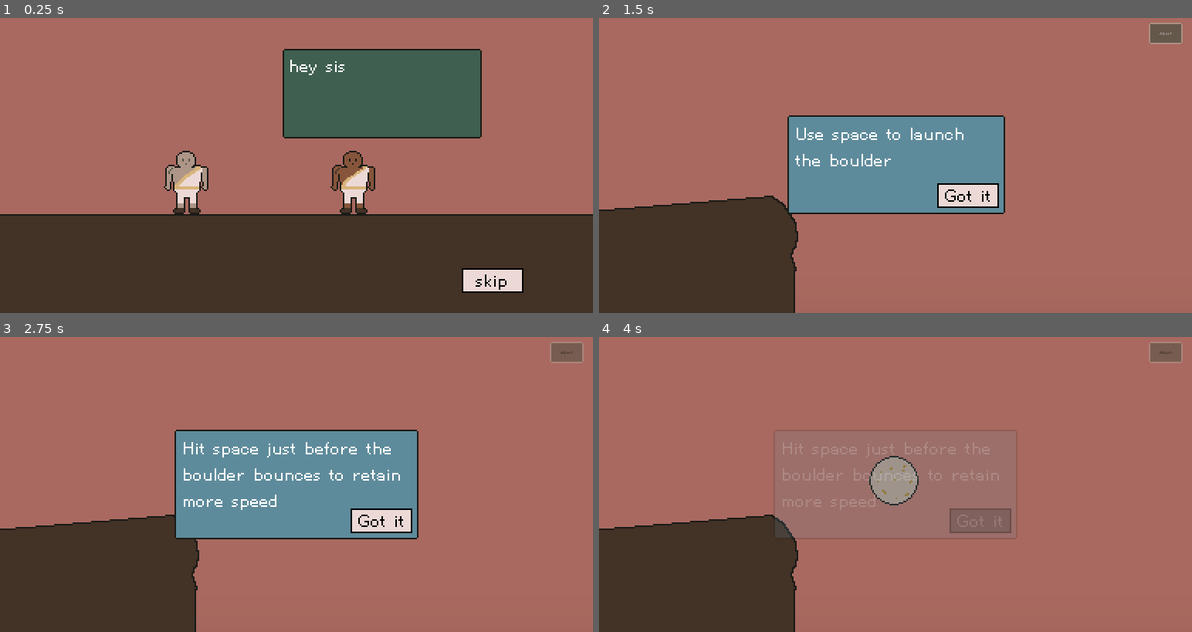
Above: before the commit, frames 1-4 (two rows, left to right).
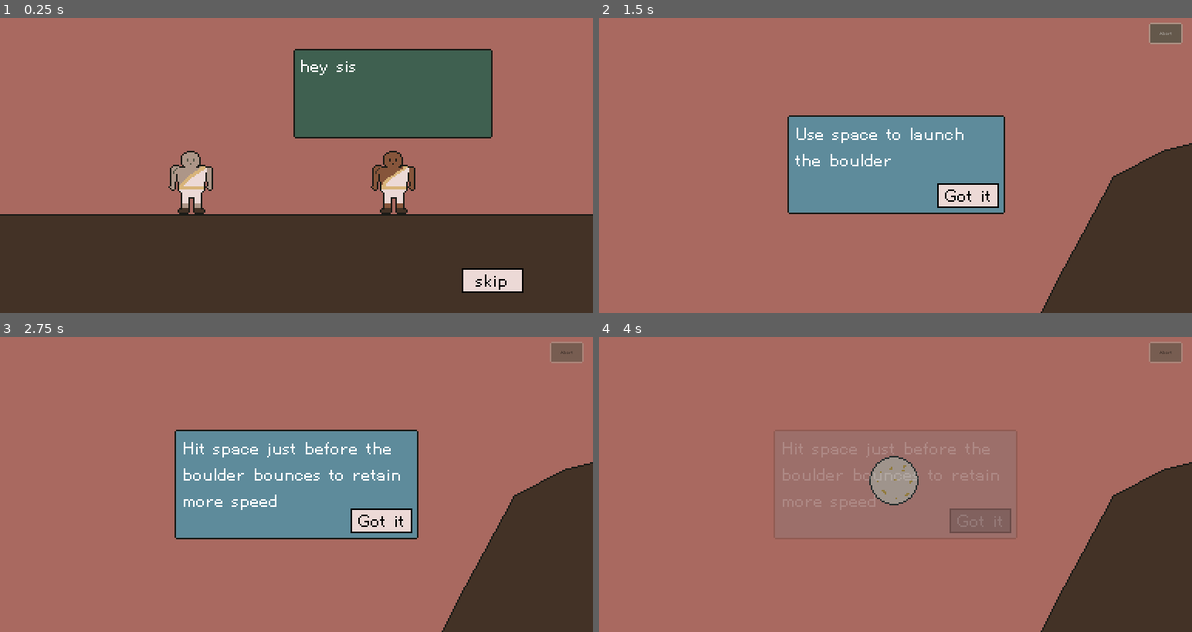
Above: after the commit, the same moments.

Repository: nolenroyalty/sisyphus-needs-a-nap
Game: Godot game, scene res://Intro/Intro.tscn
The game is run twice, just before and just after one commit, with the same random seed, the same clock (stepped at 60 frames per second) and the same inputs.
Inputs:
- Up to frame 1 (0.25 s): no input
- Up to frame 2 (1.5 s): click "skip" at 0.5 s; click "Abort" at 1.25 s
- Up to frame 3 (2.75 s): click "Got it" at 2 s
- Up to frame 4 (4 s): click "Abort" at 2.75 s; click "Got it" at 3.5 s

The runs differ from the first frame. In frame 1, 4.2% of the frame differs, in the area x 27-84%, y 10-67%; in frame 2, 22%; in frame 3, 22%; in frame 4, 22%, in the area x 0-100%, y 42-100%.

Commit message:
dialogue tweaks, achievement tracking

Diff:
--- a/Flight/Flight.gd
+++ b/Flight/Flight.gd
@@ -81,7 +81,6 @@
 	player.position.y -= platform_offset
 
 func entered_cave():
-	State.achieve_if_we_havent_yet(State.ACHIEVEMENTS.INTO_CAVE)
 	print("entered cave")
 	in_cave = true
 
@@ -89,15 +88,7 @@
 	print("exited cave")
 	in_cave = false
 
-func made_it_to_cave_bottom():
-	print("hit cave bottom")
-	State.achieve_if_we_havent_yet(State.ACHIEVEMENTS.CAVE_BOTTOM)
-func made_it_past_cave():
-	print("passed the cave")
-	State.achieve_if_we_havent_yet(State.ACHIEVEMENTS.PASSED_CAVE)
-
 func handle_entered_lava():
-	State.achieve_if_we_havent_yet(State.ACHIEVEMENTS.INTO_LAVA)
 	print("handling entered lava")
 	launch_state = LAUNCH_STATE.IN_LAVA
 	frames_in_lava = 0
@@ -143,8 +134,6 @@
 		if terrain.is_in_group("cave"):
 			terrain.connect("boulder_entered", self, "entered_cave")
 			terrain.connect("boulder_exited", self, "exited_cave")
-			terrain.connect("boulder_made_it_to_the_bottom", self, "made_it_to_cave_bottom")
-			terrain.connect("boulder_passed", self, "made_it_past_cave")
 
 		if terrain.is_in_group("lava"):
 			terrain.connect("entered_lava", self, "handle_entered_lava")
--- a/Flight/Flight.tscn
+++ b/Flight/Flight.tscn
@@ -29,7 +29,7 @@
 [node name="FlightBottomBar" parent="." instance=ExtResource( 13 )]
 
 [node name="Boulder" parent="." instance=ExtResource( 2 )]
-position = Vector2( 2656, 22 )
+position = Vector2( 8528, -1026 )
 
 [node name="Camera2D" type="Camera2D" parent="Boulder"]
 position = Vector2( 1, 2 )
--- a/Intro/Intro.gd
+++ b/Intro/Intro.gd
@@ -22,11 +22,12 @@
 	["tiring", s],
 	["i could use a nap", s],
 	["have you considered thwacking the boulder", f],
-	["thwacking it", s],
-	["yeah", f],
-	["thwacking", s],
-	["the boulder", f],
+	["thwacking the boulder", s],
 	["thwacking the boulder", f],
+	["thwacking ", s, 0.2],
+	["the boulder", f, 0.3],
+	["thwacking the boulder", s],
+	["yeah", f, 0.5],
 	["and then taking a nap while it falls back down", f],
 	["i mean", s],
 	["cant hurt", s]
@@ -62,7 +63,11 @@
 		box.rect_position = position(who)
 		box.rect_size = size(who)
 		add_child(box)
-		box.animate_text(text)
+		if len(dialogue[i]) == 3:
+			var pause_time = dialogue[i][2]
+			box.animate_text(text, pause_time)
+		else:
+			box.animate_text(text)
 		print("%s: %s" % [who, text])
 		yield(box, "dialogue_finished")
 		prior[who] = box
--- a/Intro/Intro.tscn
+++ b/Intro/Intro.tscn
@@ -10,27 +10,27 @@
 script = ExtResource( 2 )
 
 [node name="SisyphusPlaceholder" parent="." instance=ExtResource( 1 )]
-margin_left = 70.0
+margin_left = 72.0
 margin_top = 21.0
-margin_right = 173.0
+margin_right = 175.0
 margin_bottom = 79.0
 
 [node name="FriendPlaceholder" parent="." instance=ExtResource( 1 )]
-margin_left = 183.0
+margin_left = 190.0
 margin_top = 21.0
-margin_right = 312.0
+margin_right = 319.0
 margin_bottom = 79.0
 
 [node name="Flat" parent="." instance=ExtResource( 3 )]
 position = Vector2( 192, 128 )
 
 [node name="Sisyphus" type="Sprite" parent="."]
-position = Vector2( 121, 96 )
+position = Vector2( 124, 96 )
 texture = ExtResource( 5 )
 hframes = 2
 
 [node name="Sisyphus-friend" type="Sprite" parent="."]
-position = Vector2( 229, 96 )
+position = Vector2( 255, 96 )
 texture = ExtResource( 4 )
 
 [node name="Skip" type="Button" parent="."]
--- a/State/State.gd
+++ b/State/State.gd
@@ -10,8 +10,9 @@
 	PASSED_CAVE,
 	INTO_LAVA,
 	PASSED_LAVA,
-	OVER_SLOPE,
-    NAP_ACHIEVED }
+	PASSED_BIG_SLOPE,
+    NAP_ACHIEVED
+}
 
 enum ACHIEVEMENT_STATE { NOT_YET_ACHIEVED, JUST_ACHIEVED, ALREADY_ACHIEVED }
 
@@ -64,6 +65,13 @@
 func achievement_was_displayed(achievement):
 	achievement_state[achievement] = ACHIEVEMENT_STATE.ALREADY_ACHIEVED
 
+func achievements_to_display():
+	var achievements_to_display = []
+	for achievement in ACHIEVEMENTS.values():
+		if achievement_state[achievement] == ACHIEVEMENT_STATE.JUST_ACHIEVED:
+			achievements_to_display.append(achievement)
+	return achievements_to_display
+
 func _ready():
 	# set_test_values()
 	for fact in FACT.values():
--- a/Terrain/Cave1.gd
+++ b/Terrain/Cave1.gd
@@ -10,6 +10,7 @@
 onready var passed_cave = $PassedCave
 
 func boulder_entered(_body):
+	State.achieve_if_we_havent_yet(State.ACHIEVEMENTS.INTO_CAVE)
 	emit_signal("boulder_entered")
 
 func boulder_exited(_body):
@@ -17,9 +18,11 @@
 
 func boulder_made_it_to_the_bottom(_body):
 	emit_signal("boulder_made_it_to_the_bottom")
+	State.achieve_if_we_havent_yet(State.ACHIEVEMENTS.CAVE_BOTTOM)
 
 func boulder_passed(_body):
 	emit_signal("boulder_passed")
+	State.achieve_if_we_havent_yet(State.ACHIEVEMENTS.PASSED_CAVE)
 
 func landmark_name():
 	return "Cave"
--- a/Terrain/Lava.gd
+++ b/Terrain/Lava.gd
@@ -9,10 +9,12 @@
 
 func entered_lava(_b):
 	print("Entered Lava")
+	State.achieve_if_we_havent_yet(State.ACHIEVEMENTS.INTO_LAVA)
 	emit_signal("entered_lava")
 
 func passed_lava(_b):
 	print("Passed Lava")
+	State.achieve_if_we_havent_yet(State.ACHIEVEMENTS.PAST_LAVA)
 	emit_signal("passed_lava")
 
 func landmark_name():
--- a/Terrain/SteepestSlope.gd
+++ b/Terrain/SteepestSlope.gd
@@ -2,7 +2,7 @@
 
 signal passed_big_slope
 
-onready var past_slope = $PastSlope
+onready var passed_slope = $PassedSlope
 onready var anchor = $LandmarkAnchor
 
 func landmark_name():
@@ -14,8 +14,10 @@
 func landmark_position_for_angle():
 	return anchor.global_position
 
-func passed_slope():
+func emit_passed_slope(_body):
 	emit_signal("passed_big_slope")
+	print("you passed the big slope that is really great buddy")
+	State.achieve_if_we_havent_yet(State.ACHIEVEMENTS.PASSED_BIG_SLOPE)
 
 func _ready():
-	past_slope.connect("body_entered", self, "passed_slope")
+	passed_slope.connect("body_entered", self, "emit_passed_slope")
--- a/Terrain/SteepestSlope.tscn
+++ b/Terrain/SteepestSlope.tscn
@@ -20,9 +20,9 @@
 [node name="LandmarkAnchor" type="Node2D" parent="."]
 position = Vector2( 30, 460 )
 
-[node name="PastSlope" type="Area2D" parent="."]
+[node name="PassedSlope" type="Area2D" parent="."]
 collision_layer = 0
 
-[node name="CollisionShape2D" type="CollisionShape2D" parent="PastSlope"]
+[node name="CollisionShape2D" type="CollisionShape2D" parent="PassedSlope"]
 position = Vector2( 1506, -6069 )
 shape = SubResource( 1 )
--- a/UI/DialogueBox.gd
+++ b/UI/DialogueBox.gd
@@ -39,7 +39,7 @@
 			state = STATE.DONE
 			finished()
 
-func animate_text(text):
+func animate_text(text, pause_time=end_of_dialogue_default_pause):
 	label.text = text
 	label.visible_characters = 0
 	state = STATE.DISPLAYING
@@ -50,8 +50,7 @@
 		show_characters(i+1)
 		yield(get_tree().create_timer(1.0 / characters_per_second), "timeout")
 	state = STATE.WAITING
-
-	yield(get_tree().create_timer(end_of_dialogue_default_pause), "timeout")
+	yield(get_tree().create_timer(pause_time), "timeout")
 	finished()
 
 func _process(_delta):
